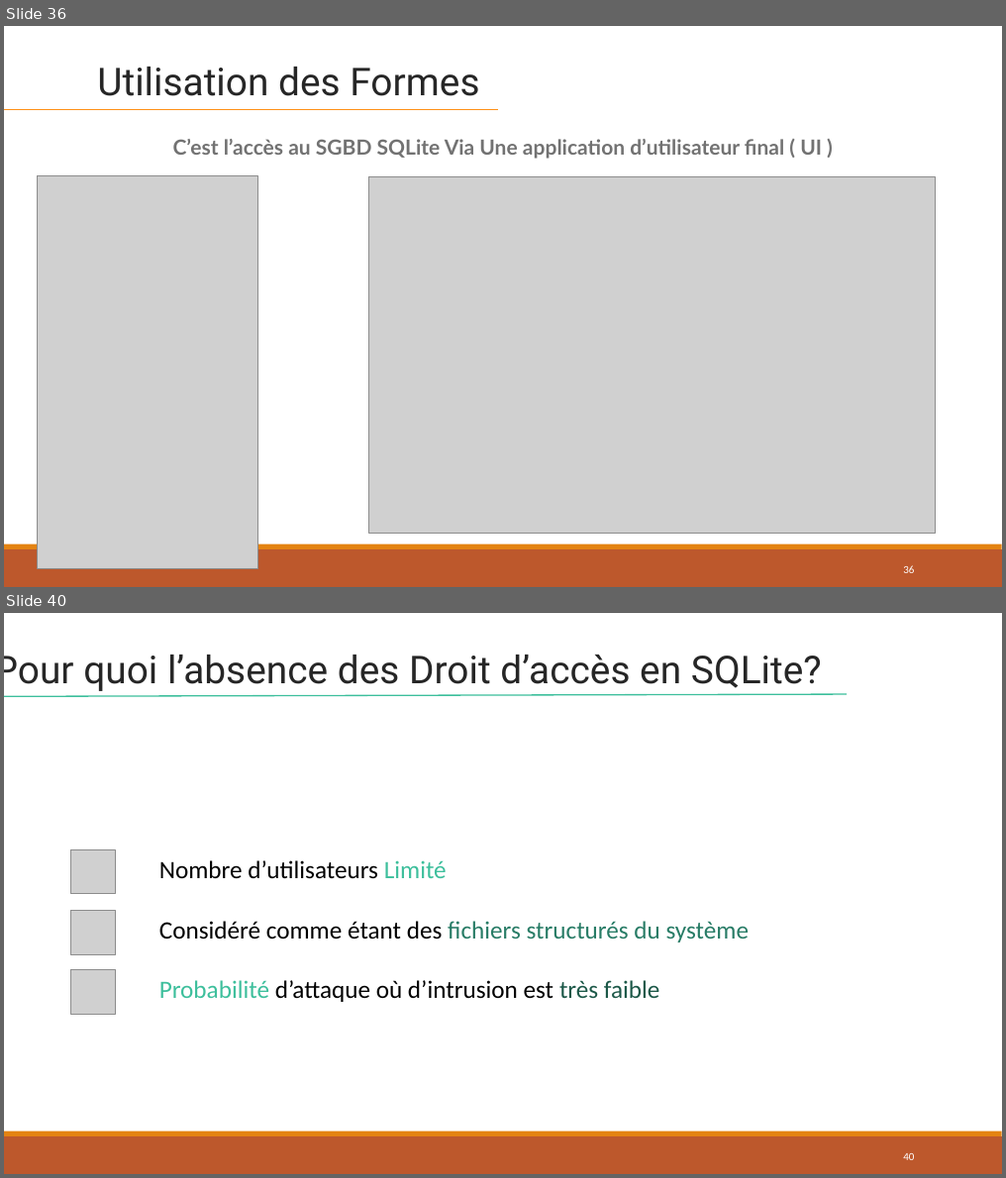
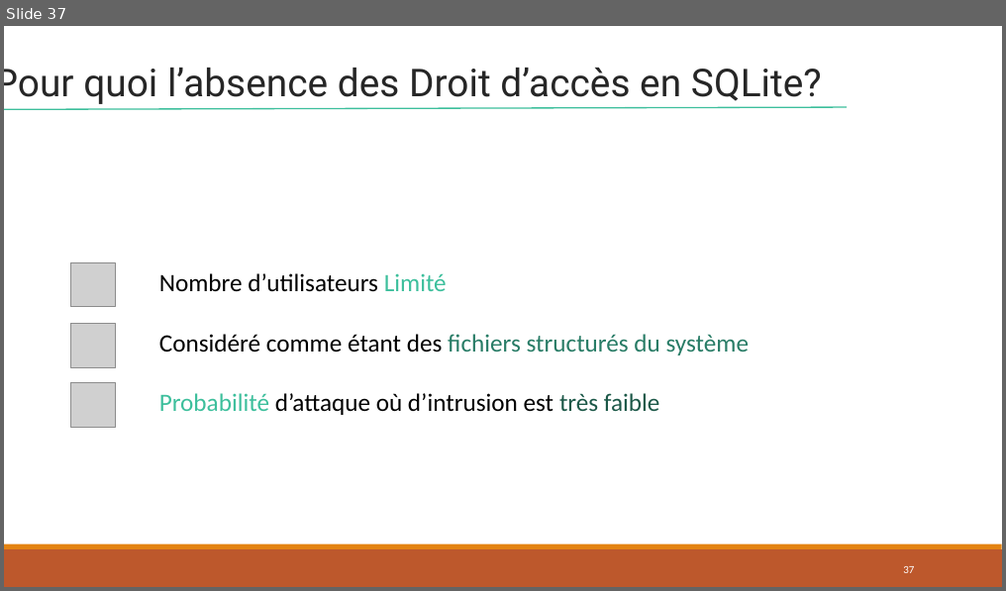
Before and after one commit to lahcenrahlaoui/Wingardium_Leviosaaaa, a slide deck: Presentation-projet-SQLite (1) - Copy.pptx. Shown one above the other, each under a label of ours: slides 36 and 40 before the commit, slide 37 after it; the slides between them are not shown. The pictures are 1006x1178 and 1006x591 pixels, drawn with LibreOffice and Linux fonts; fonts in the diff are those of the drawing; grey boxes stand for pictures. Boxes give left, top, right and bottom in pixels: in the first picture for what was removed or moved away, otherwise in the second. Text is boxed around its words. In the diff, an @@ line names an element or a change of style, - is before the commit and + after.

```diff
--- a/Presentation-projet-SQLite (1) - Copy.pptx
+++ b/Presentation-projet-SQLite (1) - Copy.pptx
@@ slide 36 removed at box(4, 26, 1002, 587), background #FFFFFF; not listed: 2 template elements that a slide beside it also shows @@
@@ text removed at box(97, 67, 479, 96) @@
-Utilisation des Formes
@@ line removed from (4, 110) to (498, 110) @@
@@ text removed at box(173, 139, 822, 159) @@
-C’est l’accès au SGBD SQLite Via Une application d’utilisateur final ( UI )
@@ picture removed at box(37, 175, 257, 569) @@
@@ picture removed at box(369, 177, 936, 534) @@
@@ page number removed at box(903, 566, 914, 573) @@
-36
@@ what was slide 40 is now slide 37 @@
@@ page number at box(903, 567, 914, 573): text changed @@
-40
+37
```
Also in this commit, not shown: 2 slides changed, 3 slides added, 5 other slides removed.
